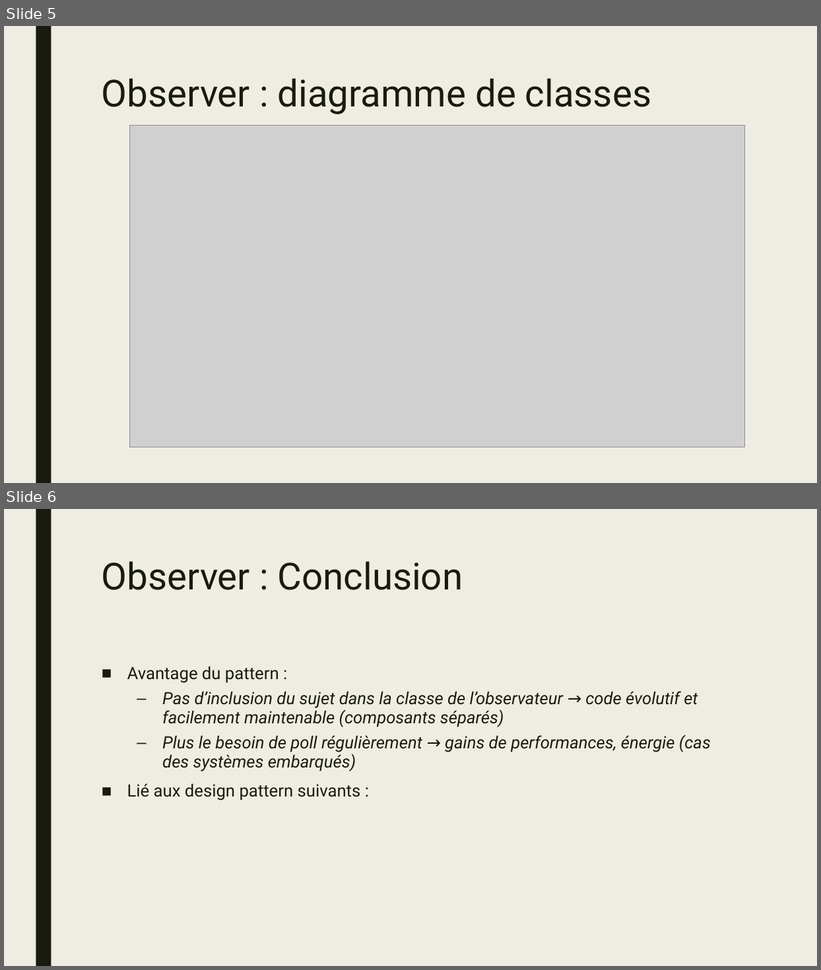
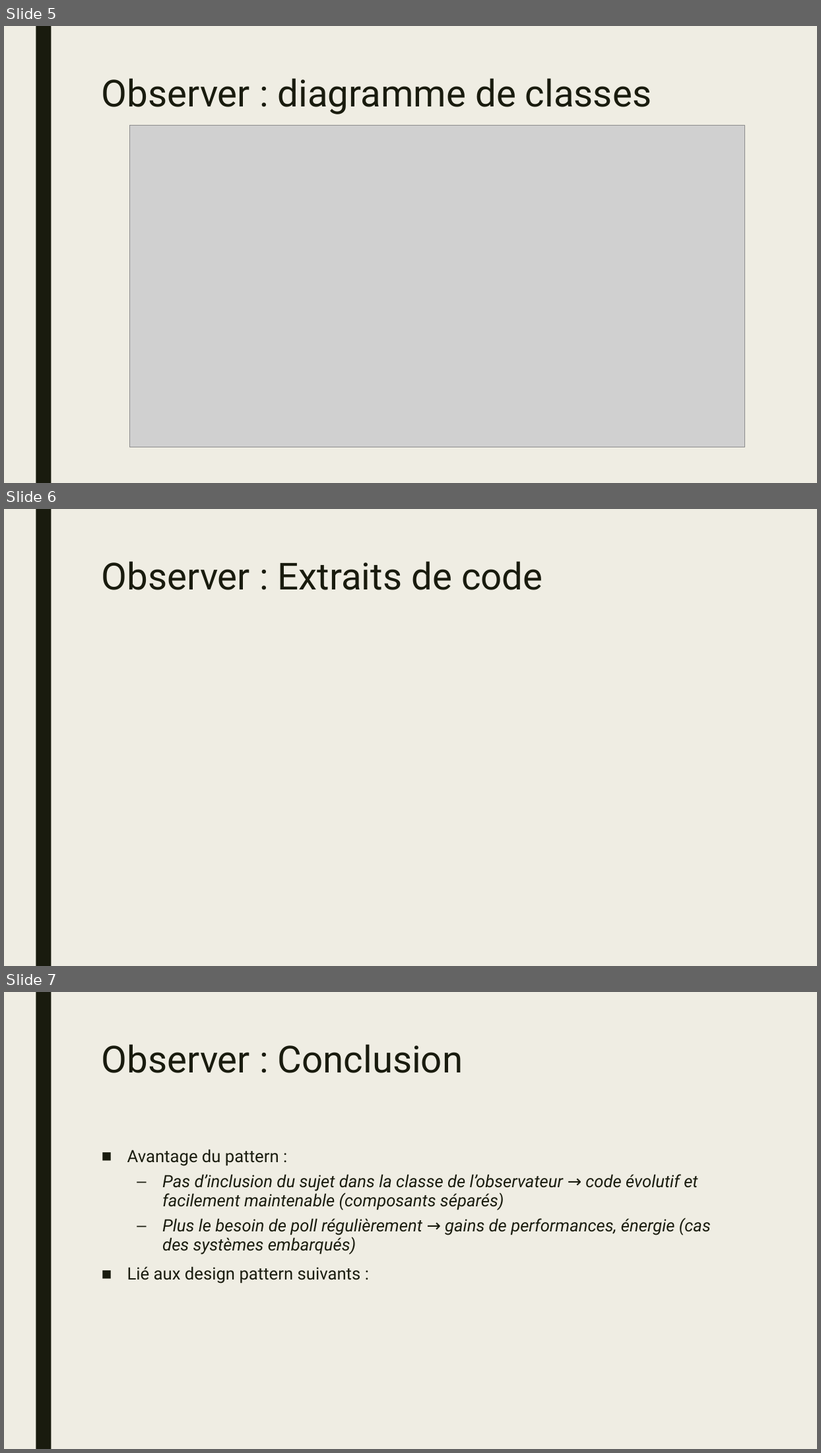
Before and after one commit to klagrassa/observer_dp, a slide deck: presentation.pptx. Shown one above the other, each under a label of ours: slides 5 and 6 before the commit, slides 5, 6 and 7 after it. The pictures are 821x970 and 821x1453 pixels, drawn with LibreOffice and Linux fonts; fonts in the diff are those of the drawing; grey boxes stand for pictures. Boxes give left, top, right and bottom in pixels: in the first picture for what was removed or moved away, otherwise in the second. Text is boxed around its words. In the diff, an @@ line names an element or a change of style, - is before the commit and + after.

```diff
--- a/presentation.pptx
+++ b/presentation.pptx
@@ slide 6 added at (4,509,817,966), background #EFEDE3; not listed: 1 template element that a slide beside it also shows @@
@@ title added at (102,561,543,590), 44 pt, text #191B0E @@
+Observer : Extraits de code
@@ what was slide 6 is now slide 7 @@
```
Also in this commit, not shown: 1 slide changed, 6 other files.
